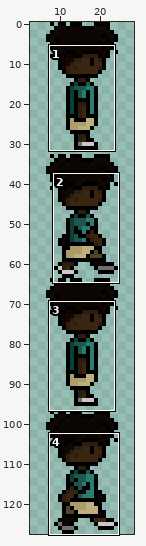
Sprite sheet, stored at SegundaChance/Assets/Sprites/Player/Mateo_de_ladinho.png. Above: a wide view before the commit, with the close-up outlined.
Close-up. Before the commit:
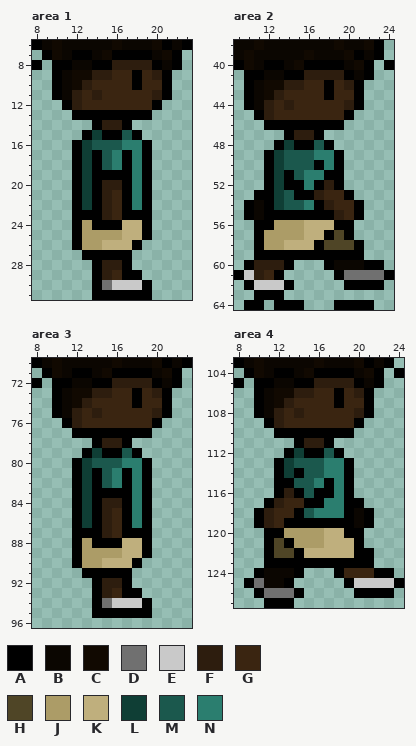
The file is 32x128 pixels. Shown: area 1: x 8..23, y 6..31; area 2: x 9..24, y 38..64; area 3: x 8..23, y 70..96; area 4: x 8..24, y 103..127. The wide view leaves out empty margins.
Palette (. is transparent): A #000000  B #0b0601  C #110901  D #707070  E #c9c9c9  F #2d1d0e  G #3a2511  H #4f4526  J #ac9c67  K #bfaf7d  L #0f3e35  M #1b584d  N #2b7e6f
And afterwards:
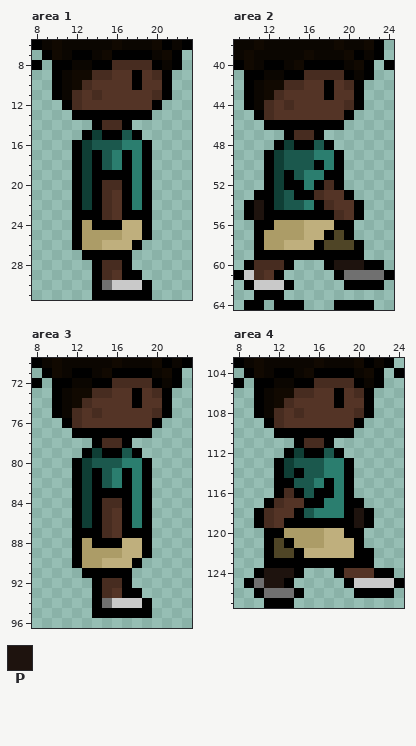
Colours new in this view: P #1e130e
Log entry: Mudança de cor Cores da pele do Mateo ajustada para parecer com os outros desenhos
Changes in this commit:
colour F: #2d1d0e -> #472c20
colour G: #3a2511 -> #543426
Area 2:
y 54..55: x 11 B -> P
y 60: x 19..21 BBB -> PPP
Area 4:
y 118..119: x 20 B -> P
y 124: x 11..13 BBB -> PPP
y 125: x 11..12 BB -> PP
